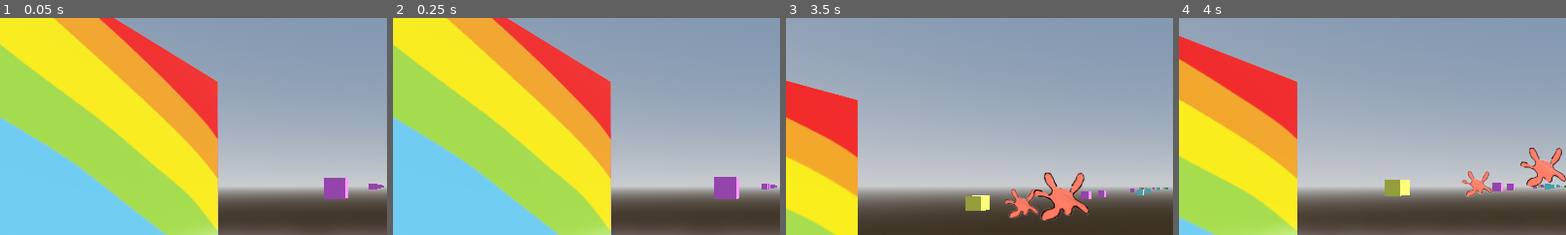
Above: before the commit, frames 1-4 (left to right).
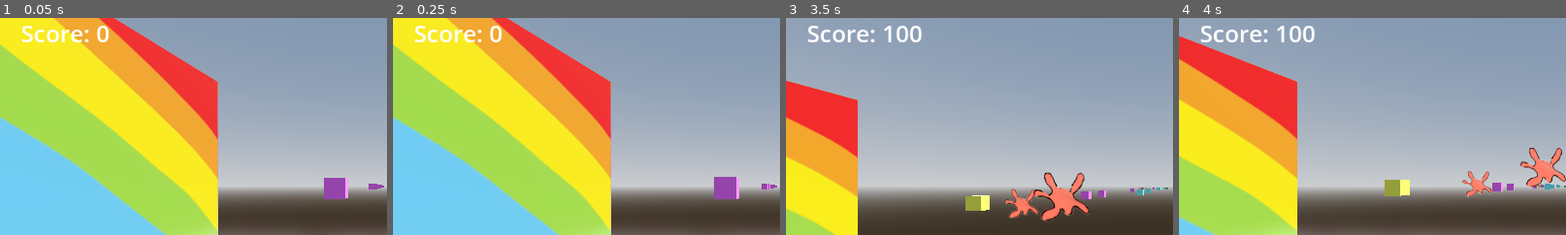
Above: after the commit, the same moments.

Repository: Ava-TU/ShooterGame_Assignment
Game: Godot game, scene res://Scenes/Level.tscn
Same seed, same stepped clock (60 frames per second), same inputs: the game is played once before the commit and once after it. The project has no main scene, so this scene is started directly.
Inputs (mouse positions are % of the whole screen's width and height, from its top left):
- Up to frame 1 (0.05 s): no input
- Up to frame 2 (0.25 s): no input
- Up to frame 3 (3.5 s): tap Enter (ui_accept) at 0.5, 0.77, 1.52, 3.02 s; move the mouse to (72, 45) at 0.52 s; hold D (right) 0.53-1.28 s; click (72, 45) at 0.6 s; move the mouse to (30, 55) at 1.27 s; hold Down (ui_down) 1.28-2.03 s; click (30, 55) at 1.35 s; move the mouse to (60, 28) at 2.02 s; hold D (right) 2.03-2.78 s; click (60, 28) at 2.1 s; move the mouse to (45, 70) at 2.77 s; hold Up (ui_up) from 2.78 s (still down); click (45, 70) at 2.85 s
- Up to frame 4 (4 s): move the mouse to (80, 65) at 3.52 s; release Up (ui_up) at 3.53 s; hold A (left) from 3.53 s (still down); click (80, 65) at 3.6 s; tap Enter (ui_accept) at 3.77 s
The pictures show only the part of the screen within x 0-50%, y 11-61%; the shares and areas given below are measured in that part.

The runs differ from the first frame. In frame 1, 0.7% of the frame differs, in the area x 5-29%, y 3-12%; in frame 2, 0.7%; in frame 3, 0.9%, in the area x 5-36%, y 3-12%; in frame 4, 0.9%.

Commit message:
score working for real with text on screen

Diff:
--- a/shooter_assignment/Scenes/Level.tscn
+++ b/shooter_assignment/Scenes/Level.tscn
@@ -136,4 +136,12 @@
 theme_override_font_sizes/font_size = 35
 text = "Health: "
 
+[node name="ScoreLabel" type="Label" parent="CanvasLayer"]
+offset_left = 31.0
+offset_top = 72.0
+offset_right = 134.0
+offset_bottom = 121.0
+theme_override_font_sizes/font_size = 35
+text = "Score:"
+
 [connection signal="area_entered" from="CharacterBody3D/Player Hit Box" to="CharacterBody3D" method="_on_player_hit_box_area_entered"]
--- a/shooter_assignment/Scripts/Global.gd
+++ b/shooter_assignment/Scripts/Global.gd
@@ -1,3 +1,4 @@
 extends Node
 
 var health = 3
+var score = 0
--- a/shooter_assignment/Scripts/character_body_3d.gd
+++ b/shooter_assignment/Scripts/character_body_3d.gd
@@ -11,6 +11,7 @@
 func _physics_process(delta: float) -> void:
 
 	$"../CanvasLayer/Label".text = "Health: " + str(Global.health)
+	$"../CanvasLayer/ScoreLabel".text = "Score: " + str(Global.score)
 
 	##SHOOTING
 	if Input.is_action_just_pressed("shoot"):
--- a/shooter_assignment/Scripts/level.gd
+++ b/shooter_assignment/Scripts/level.gd
@@ -1,7 +1,7 @@
 extends Node3D
 
 @export var modules: Array[PackedScene] = []
-@export var score:int = 0
+
 
 @export var amount:int = 25
 var rng = RandomNumberGenerator.new()
--- a/shooter_assignment/Scripts/modules.gd
+++ b/shooter_assignment/Scripts/modules.gd
@@ -3,6 +3,7 @@
 @onready var level = $"../"
 
 var speed = 3
+
 
 # Called every frame. 'delta' is the elapsed time since the previous frame.
 func _process(delta: float) -> void:
@@ -18,11 +19,13 @@
 		if Global.health <= 0:
 			get_tree().change_scene_to_file("res://Scenes/game_over.tscn")
 
+
+
 func _on_hit_box_area_entered(_area: Area3D) -> void:
 	print ("Paint 1")
 	if _area.is_in_group("Projectiles"):
-		level.score += 100
-		print(level.score)
+		Global.score += 100
+		print(Global.score)
 		queue_free()
 	else:
 		queue_free()
@@ -31,8 +34,8 @@
 func _on_area_3d_area_entered(_area: Area3D) -> void:
 	print ("Paint 2")
 	if _area.is_in_group("Projectiles"):
-		level.score += 100
-		print(level.score)
+		Global.score += 100
+		print(Global.score)
 		queue_free()
 	else:
 		queue_free()
@@ -41,8 +44,8 @@
 func _on_hit_box_3_area_entered(_area: Area3D) -> void:
 	print ("Paint 3")
 	if _area.is_in_group("Projectiles"):
-		level.score += 100
-		print(level.score)
+		Global.score += 100
+		print(Global.score)
 		queue_free()
 	else:
 		queue_free()
@@ -51,8 +54,8 @@
 func _on_hit_box_4_area_entered(_area: Area3D) -> void:
 	print ("Paint 4")
 	if _area.is_in_group("Projectiles"):
-		level.score += 100
-		print(level.score)
+		Global.score += 100
+		print(Global.score)
 		queue_free()
 	else:
 		queue_free()
